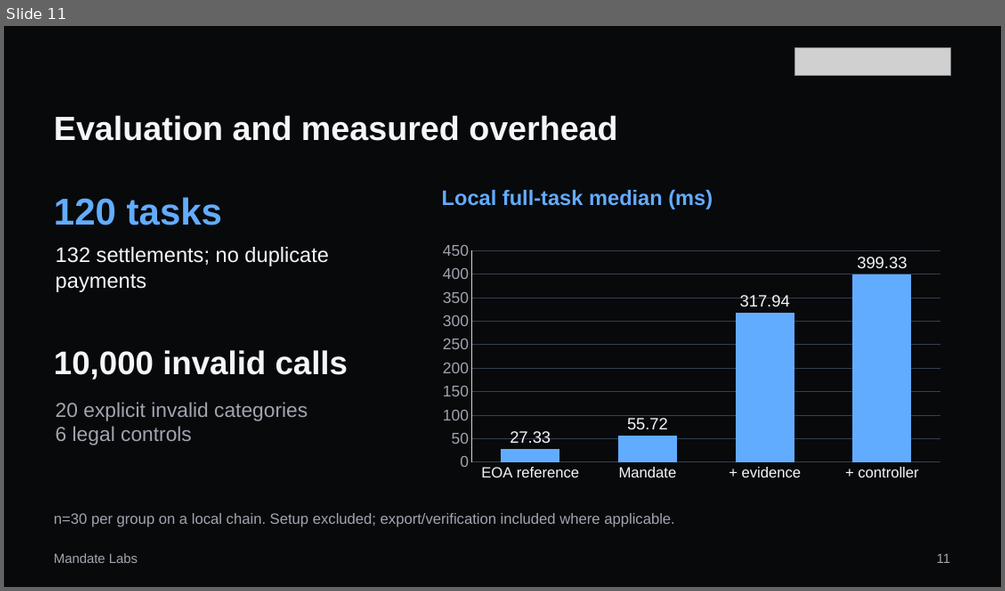
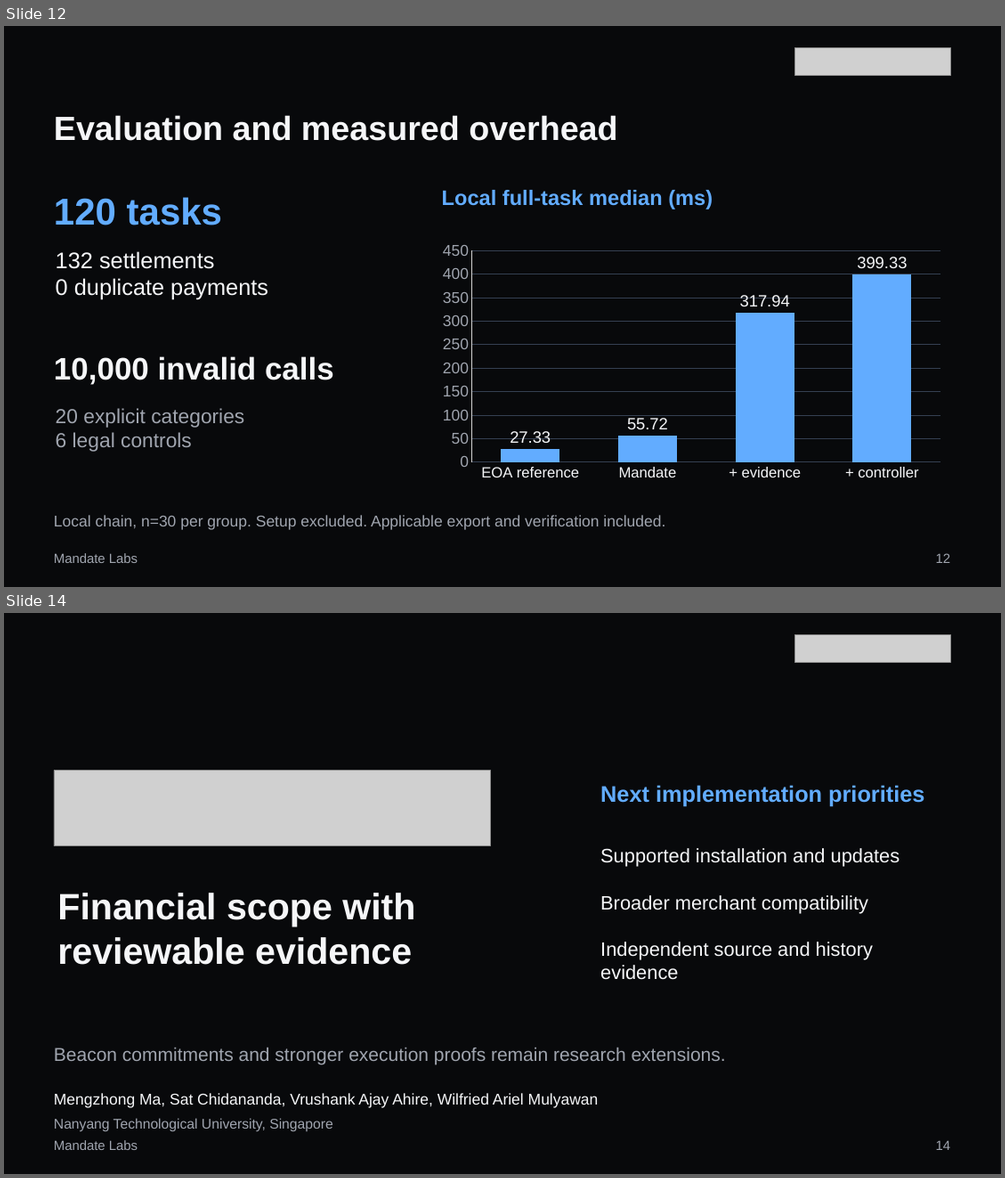
Before and after one commit to MandateLabs666/mandate-wallet, a slide deck: competition/submission-2026-10-20/presentation/mandate-wallet-10min-final.pptx. Shown one above the other, each under a label of ours: slide 11 before the commit, slides 12 and 14 after it; the slides between them are not shown. The pictures are 1005x591 and 1005x1178 pixels, drawn with LibreOffice and Linux fonts; fonts in the diff are those of the drawing; grey boxes stand for pictures. Boxes give left, top, right and bottom in pixels: in the first picture for what was removed or moved away, otherwise in the second. Text is boxed around its words. In the diff, an @@ line names an element or a change of style, - is before the commit and + after.

```diff
--- a/competition/submission-2026-10-20/presentation/mandate-wallet-10min-final.pptx
+++ b/competition/submission-2026-10-20/presentation/mandate-wallet-10min-final.pptx
@@ slide 14 added at bbox=[4, 613, 1001, 1174], background #08090B @@
@@ picture added at bbox=[794, 634, 950, 662] @@
@@ picture added at bbox=[54, 770, 490, 845] @@
@@ text added at bbox=[600, 785, 924, 807], 21.8 pt, text #62ACFF, bold @@
+Next implementation priorities
@@ text added at bbox=[600, 848, 900, 980], 18.8 pt, text #F5F6F8 @@
+Supported installation and updates
+Broader merchant compatibility
+Independent source and history evidence
@@ text added at bbox=[57, 892, 415, 965], 35.2 pt, text #F5F6F8, bold @@
+Financial scope with
+reviewable evidence
@@ text added at bbox=[54, 1047, 726, 1065], 18 pt, text #A0A5AF @@
+Beacon commitments and stronger execution proofs remain research extensions.
@@ text added at bbox=[54, 1093, 599, 1108], 15 pt, text #F5F6F8 @@
+Mengzhong Ma, Sat Chidananda, Vrushank Ajay Ahire, Wilfried Ariel Mulyawan
@@ text added at bbox=[54, 1118, 332, 1131], 13.5 pt, text #A0A5AF @@
+Nanyang Technological University, Singapore
@@ text added at bbox=[54, 1140, 138, 1150], 12.8 pt, text #A0A5AF @@
+Mandate Labs
@@ text added at bbox=[936, 1140, 951, 1150], 12.8 pt, text #A0A5AF @@
+14
@@ what was slide 11 is now slide 12 @@
@@ slide 12 changed as well @@
@@ text at bbox=[56, 251, 268, 300]: text changed; size 20.2 to 21.8 pt @@
-132 settlements; no duplicate payments
+132 settlements
+0 duplicate payments
@@ text "10,000 invalid calls": place and size @@
-text "10,000 invalid calls" at bbox=[54, 350, 348, 379]
+text "10,000 invalid calls" at bbox=[54, 356, 334, 385]
@@ text "10,000 invalid calls" at bbox=[54, 356, 334, 385]: size 31.5 to 30 pt @@
@@ text at bbox=[56, 408, 244, 427]: text changed @@
-20 explicit invalid categories
+20 explicit categories
@@ text at bbox=[54, 515, 665, 530]: text changed; size 14.2 to 15 pt @@
-n=30 per group on a local chain. Setup excluded; export/verification included where applicable.
+Local chain, n=30 per group. Setup excluded. Applicable export and verification included.
@@ text at bbox=[936, 553, 951, 563]: text changed @@
-11
+12
```
Also in this commit, not shown: 6 other slides changed, 5 other slides added, 6 slides removed, 13 other files.
